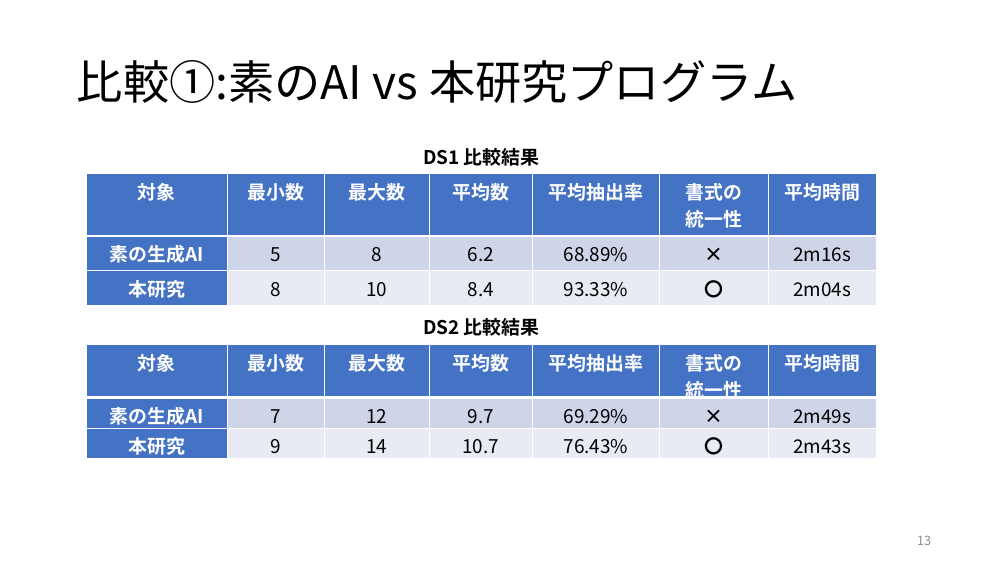
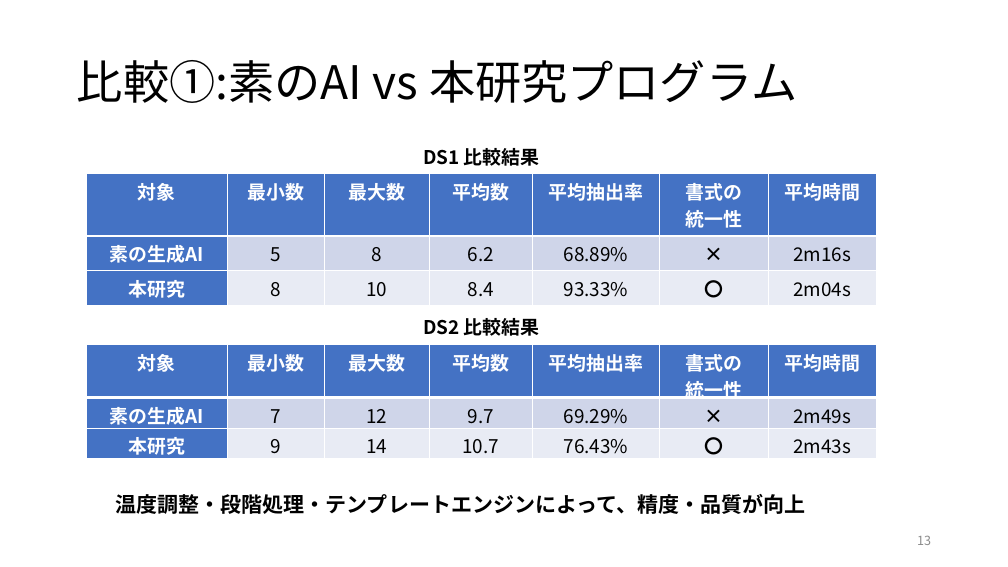
Before and after one commit to RyutoIida/edu, a slide deck: slide 13 of paper/卒論.pptx. Drawn at 1008x567 pixels with LibreOffice and Linux fonts; fonts in the diff are those of the drawing. Boxes give left, top, right and bottom in pixels: in the first picture for what was removed or moved away, otherwise in the second. Text is boxed around its words. In the diff, an @@ line names an element or a change of style, - is before the commit and + after.

```diff
--- a/paper/卒論.pptx
+++ b/paper/卒論.pptx
@@ text added at [115, 494, 806, 514], 20 pt, text #000000, bold @@
+温度調整・段階処理・テンプレートエンジンによって、精度・品質が向上
```
Also in this commit, not shown: 5 other slides changed.
